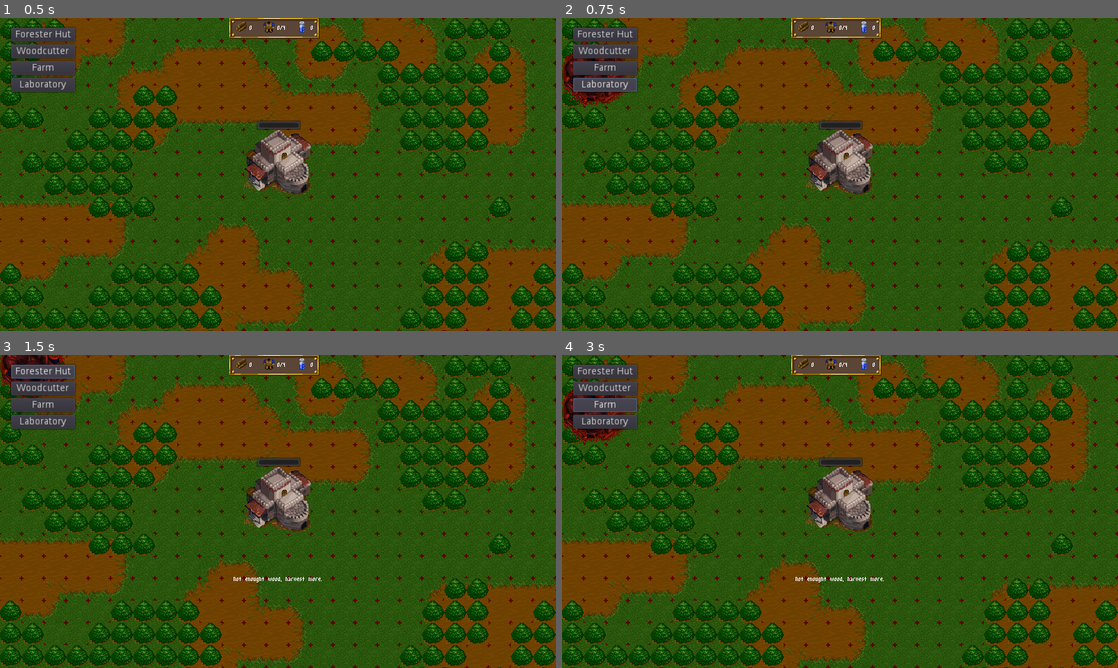
Above: before the commit, frames 1-4 (two rows, left to right).
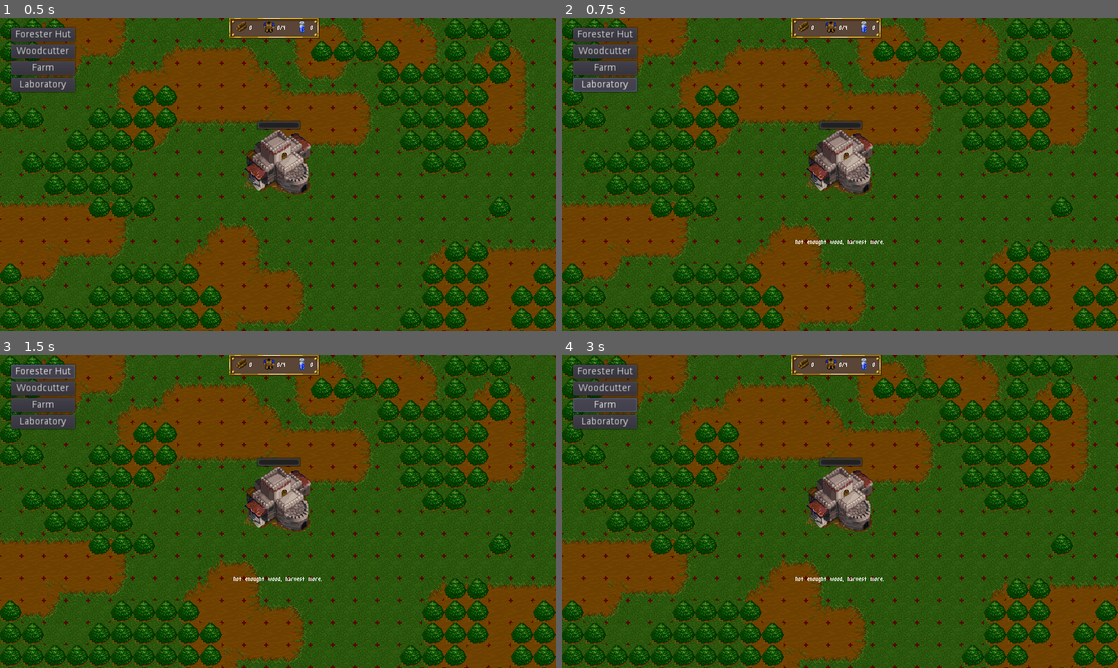
Above: after the commit, the same moments.

Repository: jamis-leblanc/Tower_Craft
Game: Godot game, scene res://Scenes/World.tscn
The game is run twice, just before and just after one commit, with the same random seed, the same clock (stepped at 60 frames per second) and the same inputs.
Inputs:
- Up to frame 1 (0.5 s): no input
- Up to frame 2 (0.75 s): click "Laboratory" at 0.5 s
- Up to frame 3 (1.5 s): click "Forester Hut" at 1.25 s
- Up to frame 4 (3 s): click "Woodcutter" at 2 s; click "Farm" at 2.75 s

Frame 1 is identical in both runs. In frame 2, 0.7% of the frame differs, in the area x 0-58%, y 7-73%; in frame 3, 0.6%; in frame 4, 0.6%.

Commit message:
balance values

Diff:
--- a/Scenes/Technologies/technotest_5.tscn
+++ /dev/null
@@ -1,5 +0,0 @@
-[gd_scene load_steps=2 format=2]
-
-[ext_resource path="res://Scenes/Technologies/technology.tscn" type="PackedScene" id=1]
-
-[node name="techno_test_5" instance=ExtResource( 1 )]
--- a/Scenes/World.tscn
+++ b/Scenes/World.tscn
@@ -246,6 +246,7 @@
 tile_data = PoolIntArray( -1, 0, 3, -65536, 0, 4, -65535, 0, 4, -65534, 0, 131073, -65533, 0, 131073, -65532, 0, 131073 …(30877 unchanged characters)…
 
 [node name="map_char" type="TileMap" parent="."]
+visible = false
 tile_set = SubResource( 1 )
 cell_size = Vector2( 32, 32 )
 format = 1
--- a/Scenes/laboratory.tscn
+++ b/Scenes/laboratory.tscn
@@ -7,7 +7,7 @@
 [sub_resource type="RectangleShape2D" id=1]
 extents = Vector2( 48, 48 )
 
-[node name="laboratory" instance=ExtResource( 1 )]
+[node name="laboratory" index="0" instance=ExtResource( 1 )]
 script = ExtResource( 2 )
 
 [node name="Sprite" parent="." index="0"]
--- a/Scripts/laboratory.gd
+++ b/Scripts/laboratory.gd
@@ -5,7 +5,7 @@
 func _init():
 	reference = "res://Scenes/laboratory.tscn"
 	size = 3
-	cost = 0
+	cost = 250
 	tile_index = 17
 	building_time = 5
 	UI_offset = Vector2(64,-64)
--- a/Scripts/technologies/techno_test_1.gd
+++ b/Scripts/technologies/techno_test_1.gd
@@ -6,7 +6,7 @@
 	tooltip = "Increase the quantity of\nressources harvested per tree"
 	techno_ref = enums.techno.harvest_amount
 	parent_techno_ref = null
-	cost = 0
+	cost = 50
 
 func update_stat():
 	units_stats.worker_ressource_bonus = 1
--- a/Scripts/technologies/techno_test_2.gd
+++ b/Scripts/technologies/techno_test_2.gd
@@ -4,7 +4,7 @@
 func _init():
 	_name = "Capacity\nincreased"
 	tooltip = "Increase the amount of ressource a worker\nis able to harvest before returning"
-	cost = 0
+	cost = 100
 	techno_ref = enums.techno.worker_max_load
 	parent_techno_ref = enums.techno.harvest_amount
 
--- a/Scripts/technologies/techno_test_3.gd
+++ b/Scripts/technologies/techno_test_3.gd
@@ -4,7 +4,7 @@
 func _init():
 	_name = "Increased\nspeed"
 	tooltip = "Increase the worker speed."
-	cost = 0
+	cost = 150
 	techno_ref = enums.techno.worker_speed
 	parent_techno_ref = enums.techno.harvest_amount
 
--- a/Scripts/technologies/techno_test_4.gd
+++ b/Scripts/technologies/techno_test_4.gd
@@ -6,7 +6,7 @@
 	tooltip = "Increase the speed a\ntree is harvested"
 	techno_ref = enums.techno.harvest_speed
 	parent_techno_ref = null
-	cost = 0
+	cost = 100
 
 
 func update_stat():
--- a/Scripts/technologies/techno_test_5.gd
+++ b/Scripts/technologies/techno_test_5.gd
@@ -6,7 +6,7 @@
 	tooltip = "Increase the speed a\ntree is harvested"
 	techno_ref = enums.techno.harvest_speed_2
 	parent_techno_ref = enums.techno.harvest_speed
-	cost = 0
+	cost = 150
 
 
 func update_stat():
